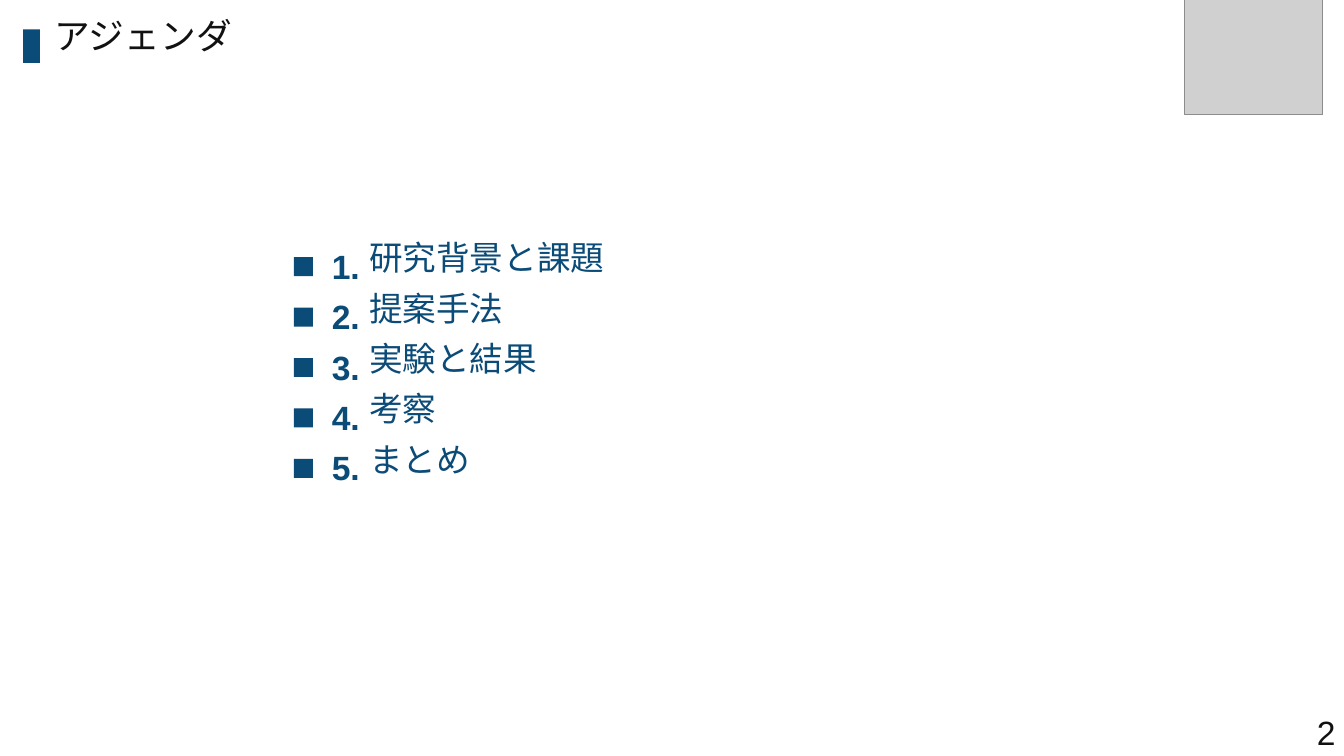
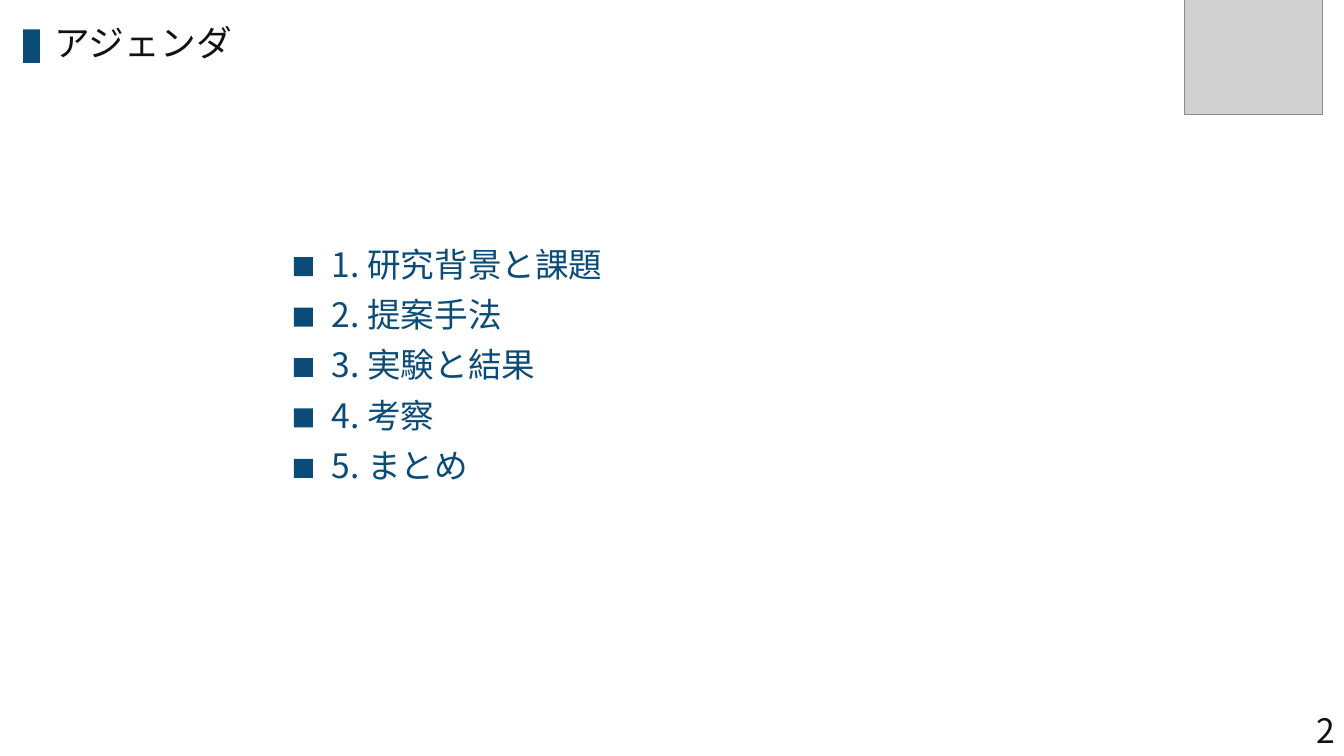
Before and after one commit to syarasyoujyu/create_presentation, a slide deck: slide 2 of data/sample-step2.pptx. Drawn at 1344x756 pixels with LibreOffice and Linux fonts; fonts in the diff are those of the drawing; grey boxes stand for pictures. Boxes give left, top, right and bottom in pixels: in the first picture for what was removed or moved away, otherwise in the second. Text is boxed around its words. In the diff, an @@ line names an element or a change of style, - is before the commit and + after.

```diff
--- a/data/sample-step2.pptx
+++ b/data/sample-step2.pptx
@@ text "アジェンダ" at (x1=55, y1=26, x2=232, y2=59): font Noto Sans CJK SC to Noto Sans CJK JP @@
@@ text at (x1=332, y1=248, x2=602, y2=280): text changed; font Noto Sans CJK SC to Noto Sans CJK JP @@
-研究背景と課題
+1. 研究背景と課題
@@ text removed at (x1=332, y1=256, x2=360, y2=279) @@
-1.
@@ text at (x1=332, y1=298, x2=501, y2=330): text changed; font Noto Sans CJK SC to Noto Sans CJK JP @@
-提案⼿法
+2. 提案手法
@@ text removed at (x1=332, y1=305, x2=360, y2=329) @@
-2.
@@ text at (x1=332, y1=348, x2=535, y2=380): text changed; font Noto Sans CJK SC to Noto Sans CJK JP @@
-実験と結果
+3. 実験と結果
@@ text removed at (x1=332, y1=356, x2=360, y2=381) @@
-3.
@@ text at (x1=332, y1=399, x2=434, y2=431): text changed; font Noto Sans CJK SC to Noto Sans CJK JP @@
-考察
+4. 考察
@@ text removed at (x1=332, y1=407, x2=360, y2=430) @@
-4.
@@ text at (x1=332, y1=451, x2=468, y2=480): text changed; font Noto Sans CJK SC to Noto Sans CJK JP @@
-まとめ
+5. まとめ
@@ text removed at (x1=332, y1=457, x2=360, y2=481) @@
-5.
@@ text "2" at (x1=1317, y1=718, x2=1336, y2=743): font Arial to Noto Sans CJK JP @@
```
Also in this commit, not shown: 13 other slides changed, 11 other files.
